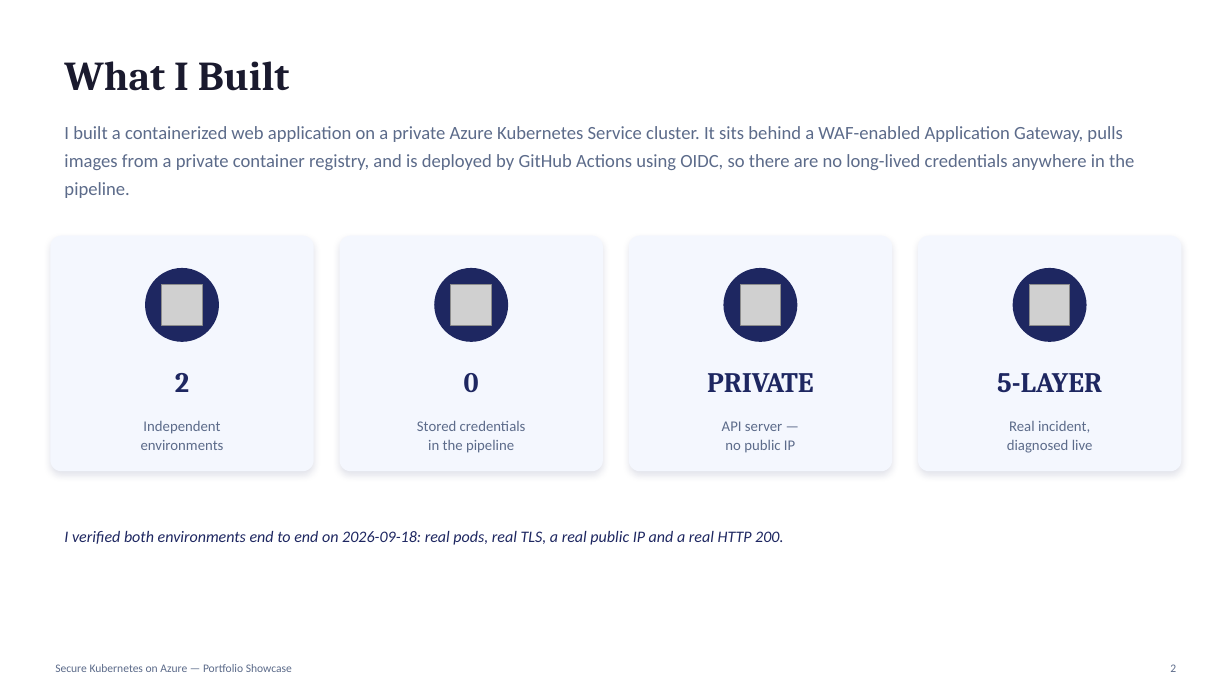
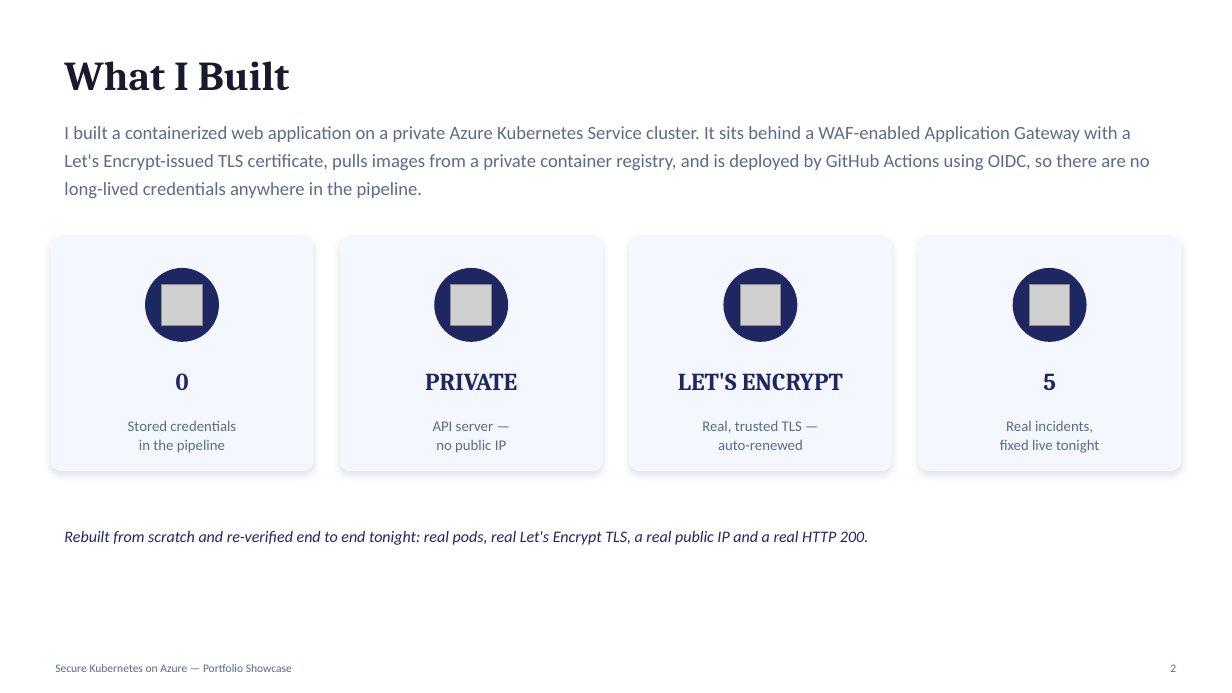
Before and after one commit to sufideen/az-ent-sec-dashboard, a slide deck: slide 2 of docs/webplat-kubernetes-showcase.pptx. Drawn at 1232x693 pixels with LibreOffice and Linux fonts; fonts in the diff are those of the drawing; grey boxes stand for pictures. Boxes give left, top, right and bottom in pixels: in the first picture for what was removed or moved away, otherwise in the second. Text is boxed around its words. In the diff, an @@ line names an element or a change of style, - is before the commit and + after.

```diff
--- a/docs/webplat-kubernetes-showcase.pptx
+++ b/docs/webplat-kubernetes-showcase.pptx
@@ text at (x1=64, y1=126, x2=1150, y2=198): text changed @@
-I built a containerized web application on a private Azure Kubernetes Service cluster. It sits behind a WAF-enabled Application Gateway, pulls images from a private container registry, and is deployed by GitHub Actions using OIDC, so there are no long-lived credentials anywhere in the pipeline.
+I built a containerized web application on a private Azure Kubernetes Service cluster. It sits behind a WAF-enabled Application Gateway with a Let's Encrypt-issued TLS certificate, pulls images from a private container registry, and is deployed by GitHub Actions using OIDC, so there are no long-lived credentials anywhere in the pipeline.
@@ text at (x1=176, y1=373, x2=189, y2=390): text changed; size 22 to 19 pt @@
-2
+0
@@ text at (x1=425, y1=373, x2=517, y2=390): text changed; size 22 to 19 pt @@
-0
+PRIVATE
@@ text at (x1=678, y1=373, x2=843, y2=391): text changed; size 22 to 19 pt @@
-PRIVATE
+LET'S ENCRYPT
@@ text at (x1=1043, y1=373, x2=1056, y2=390): text changed; size 22 to 19 pt @@
-5-LAYER
+5
@@ text at (x1=128, y1=421, x2=236, y2=453): text changed @@
-Independent
-environments
+Stored credentials
+in the pipeline
@@ text at (x1=433, y1=421, x2=506, y2=453): text changed @@
-Stored credentials
-in the pipeline
+API server —
+no public IP
@@ text at (x1=702, y1=420, x2=803, y2=450): text changed @@
-API server —
-no public IP
+Real, trusted TLS —
+auto-renewed
@@ text at (x1=1000, y1=421, x2=1099, y2=453): text changed @@
-Real incident,
-diagnosed live
+Real incidents,
+fixed live tonight
@@ text at (x1=64, y1=531, x2=868, y2=545): text changed @@
-I verified both environments end to end on 2026-09-18: real pods, real TLS, a real public IP and a real HTTP 200.
+Rebuilt from scratch and re-verified end to end tonight: real pods, real Let's Encrypt TLS, a real public IP and a real HTTP 200.
```
Also in this commit, not shown: 3 other slides changed, 7 slides removed, 4 other files.
